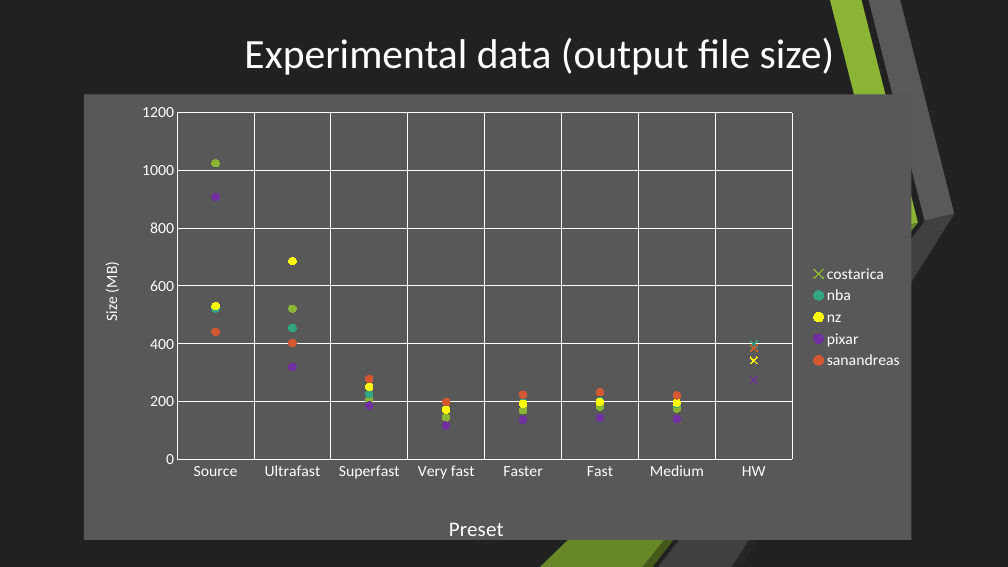
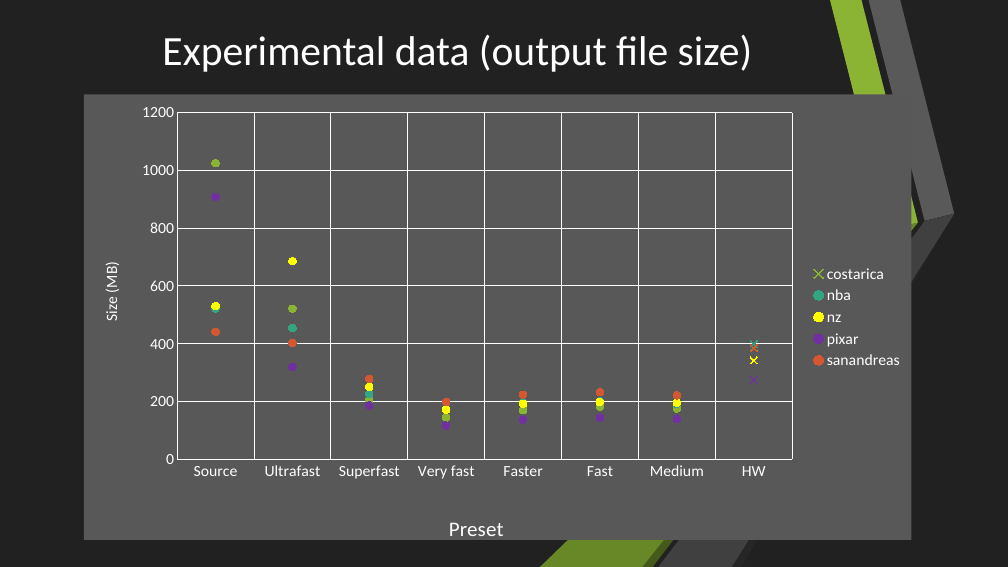
Before and after one commit to Rijndael99/encoding_bench, a slide deck: slide 16 of presentation.pptx. Drawn at 1008x567 pixels with LibreOffice and Linux fonts; fonts in the diff are those of the drawing. Boxes give left, top, right and bottom in pixels: in the first picture for what was removed or moved away, otherwise in the second. Text is boxed around its words. In the diff, an @@ line names an element or a change of style, - is before the commit and + after.

```diff
--- a/presentation.pptx
+++ b/presentation.pptx
@@ title "Experimental data (output file size)": place and size @@
-title "Experimental data (output file size)" at <box>244,38,835,75</box>
+title "Experimental data (output file size)" at <box>162,35,753,72</box>
```
Also in this commit, not shown: 6 other slides changed.
